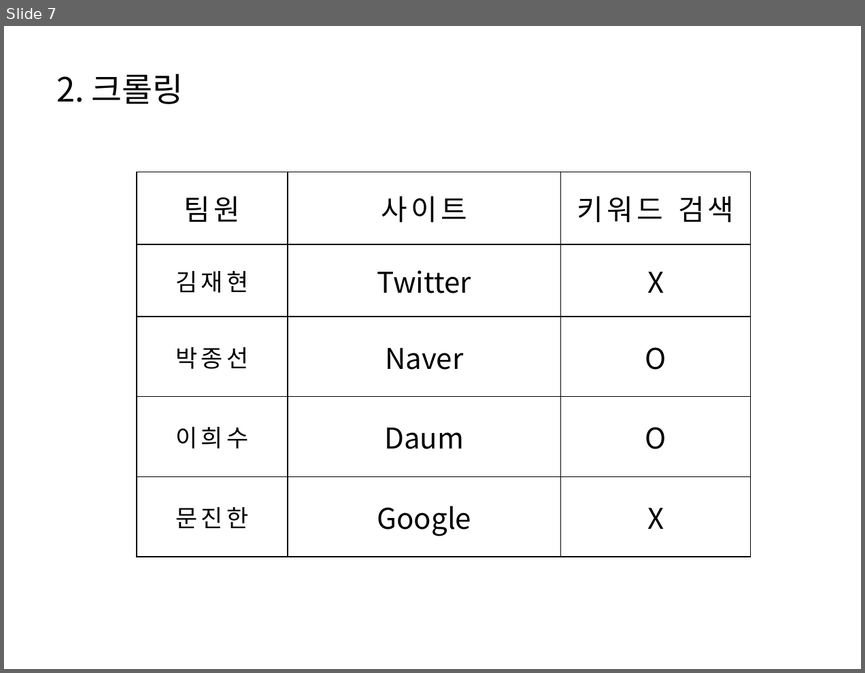
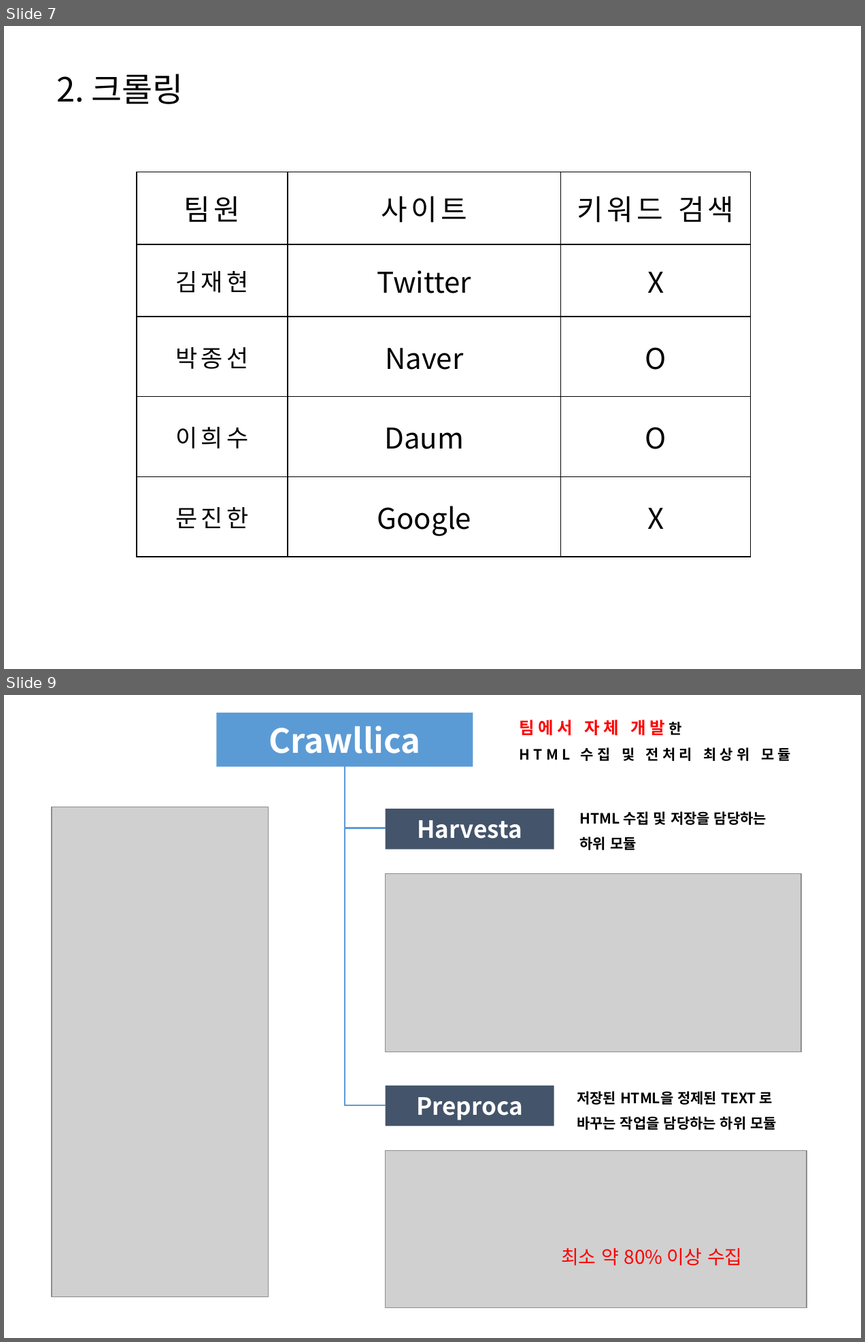
Before and after one commit to HaYongdae/issuewhatshow, a slide deck: doc/최종 PPT.pptx. Shown one above the other, each under a label of ours: slide 7 before the commit, slides 7 and 9 after it; the slides between them are not shown. The pictures are 865x673 and 865x1342 pixels, drawn with LibreOffice and Linux fonts; fonts in the diff are those of the drawing; grey boxes stand for pictures. Boxes give left, top, right and bottom in pixels: in the first picture for what was removed or moved away, otherwise in the second. Text is boxed around its words. In the diff, an @@ line names an element or a change of style, - is before the commit and + after.

```diff
--- a/doc/최종 PPT.pptx
+++ b/doc/최종 PPT.pptx
@@ slide 9 added at (4,695,861,1338), background #FFFFFF @@
@@ rectangle added at (216,713,473,767), fill #5B9BD5, 28 pt, text #FFFFFF, bold @@
+Crawllica
@@ text added at (519,719,791,761), 12 pt, text #000000, bold @@
+팀에서 자체 개발한
+HTML 수집 및 전처리 최상위 모듈
@@ line added from (345, 767) to (345, 1106), #5B9BD5 1.5 pt @@
@@ picture added at (52,807,269,1297) @@
@@ rectangle added at (385,809,554,849), fill #44546A, 20 pt, text #FFFFFF, bold @@
+Harvesta
@@ text added at (580,811,766,850), 12 pt, text #000000, bold @@
+HTML 수집 및 저장을 담당하는
+하위 모듈
@@ line added from (385, 828) to (345, 828), #5B9BD5 1.5 pt @@
@@ picture added at (385,873,801,1051) @@
@@ rectangle added at (385,1085,554,1125), fill #44546A, 20 pt, text #FFFFFF, bold @@
+Preproca
@@ text added at (577,1091,776,1130), 12 pt, text #000000, bold @@
+저장된 HTML을 정제된 TEXT 로 바꾸는 작업을 담당하는 하위 모듈
@@ line added from (385, 1104) to (345, 1104), #5B9BD5 1.5 pt @@
@@ picture added at (385,1151,807,1308) @@
@@ text added at (561,1248,742,1266), 16 pt, text #FF0000 @@
+최소 약 80% 이상 수집
```
Also in this commit, not shown: 9 slides changed, 5 other slides added, 4 slides removed.
